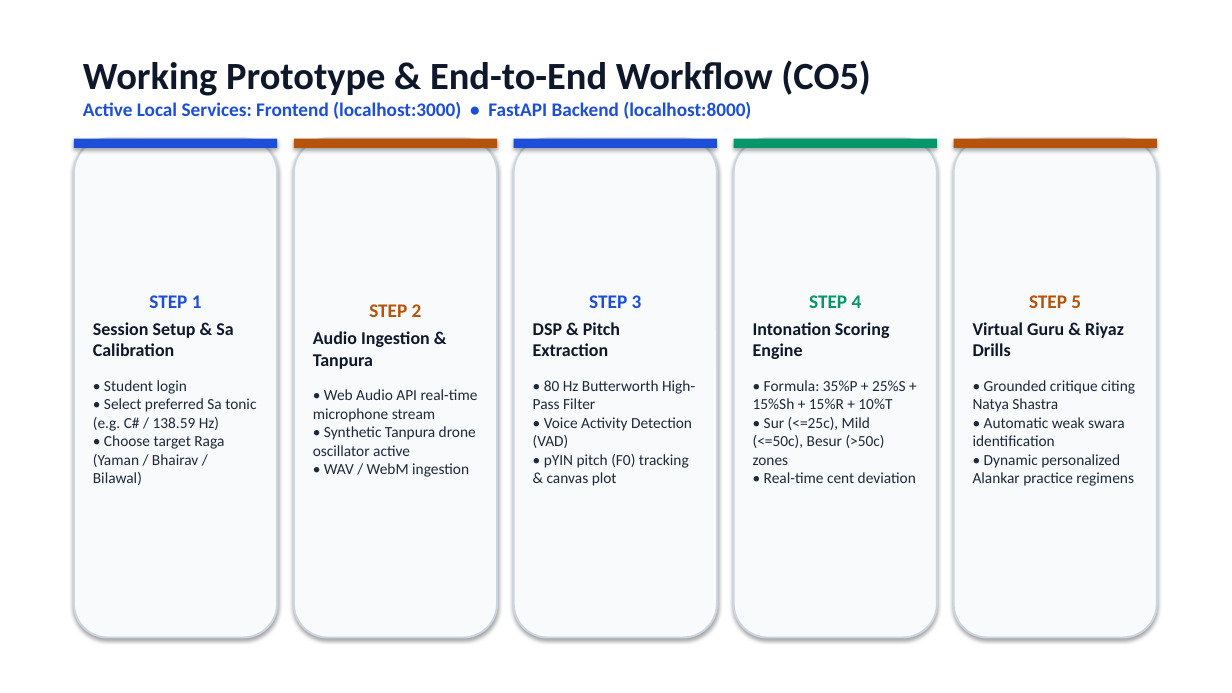
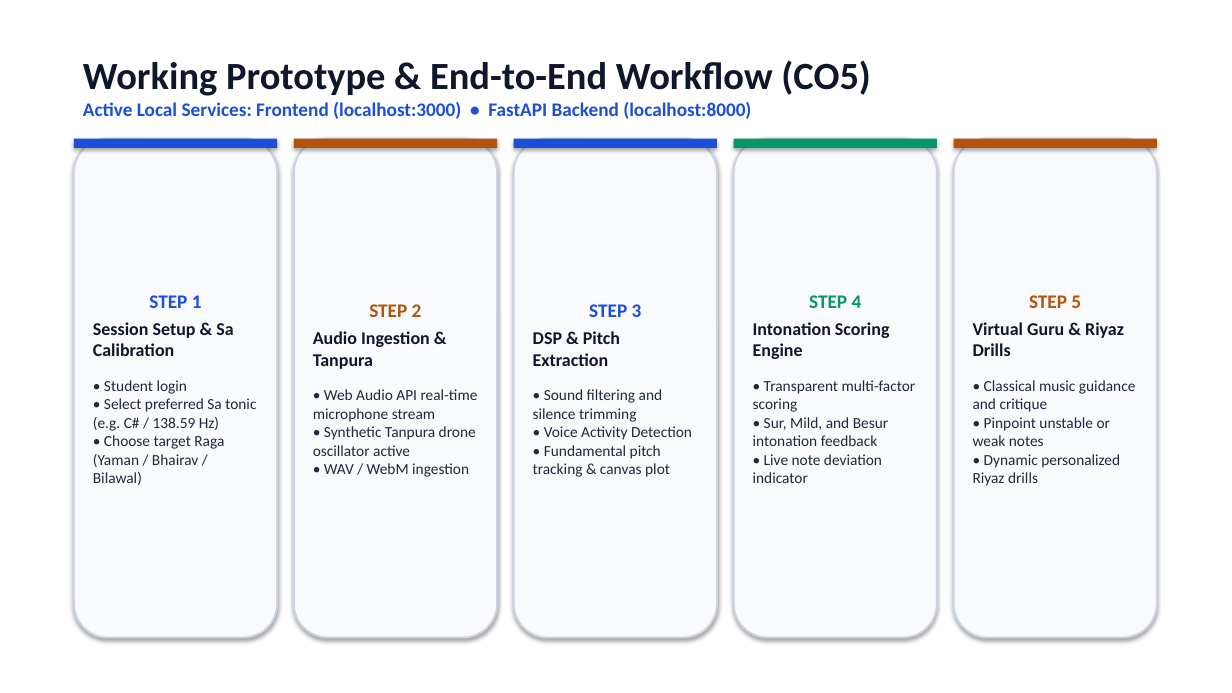
Before and after one commit to om-mane-coder/SwaraGPT, a slide deck: slide 5 of SwaraGPT_Lab_Assessment_Final.pptx. Drawn at 1232x693 pixels with LibreOffice and Linux fonts; fonts in the diff are those of the drawing. Boxes give left, top, right and bottom in pixels: in the first picture for what was removed or moved away, otherwise in the second. Text is boxed around its words. In the diff, an @@ line names an element or a change of style, - is before the commit and + after.

Commit message:
docs(presentation): simplify objectives into clean product features and remove 100% pass wording

```diff
--- a/SwaraGPT_Lab_Assessment_Final.pptx
+++ b/SwaraGPT_Lab_Assessment_Final.pptx
@@ text in rounded rectangle at <box>533,389,692,477</box>: text changed @@
-• 80 Hz Butterworth High-Pass Filter
-• Voice Activity Detection (VAD)
-• pYIN pitch (F0) tracking & canvas plot
+• Sound filtering and silence trimming
+• Voice Activity Detection
+• Fundamental pitch tracking & canvas plot
@@ text in rounded rectangle at <box>753,380,916,483</box>: text changed @@
-• Formula: 35%P + 25%S + 15%Sh + 15%R + 10%T
-• Sur (<=25c), Mild (<=50c), Besur (>50c) zones
-• Real-time cent deviation
+• Transparent multi-factor scoring
+• Sur, Mild, and Besur intonation feedback
+• Live note deviation indicator
@@ text in rounded rectangle at <box>973,380,1136,486</box>: text changed @@
-• Grounded critique citing Natya Shastra
-• Automatic weak swara identification
-• Dynamic personalized Alankar practice regimens
+• Classical music guidance and critique
+• Pinpoint unstable or weak notes
+• Dynamic personalized Riyaz drills
```
Also in this commit, not shown: 4 other slides changed, 1 other file.
